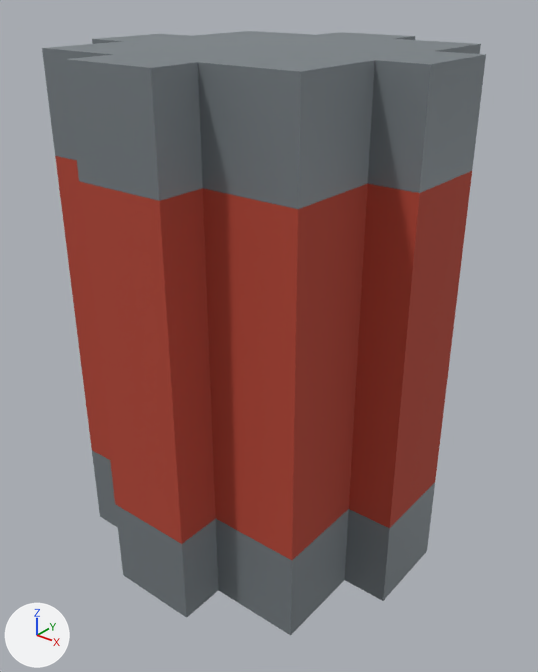
The glTF model packages/deadvox/src/content/base/assets/models/canned_beans.glb: old version first, new version second.
Both versions are drawn from a camera (50 mm lens) standing at (0.0962, -0.1198, 0.1224) and looking at (0.0019, -0.002, 0.0493). The lights are fixed; the arrows at lower left show +X, +Y and +Z. The picture after the commit comes second. Where no turn or scale is listed for an object, it has been applied to the vertices. Vertices at exactly the same position are counted once.

Objects in the first picture: 'package:vessel'.
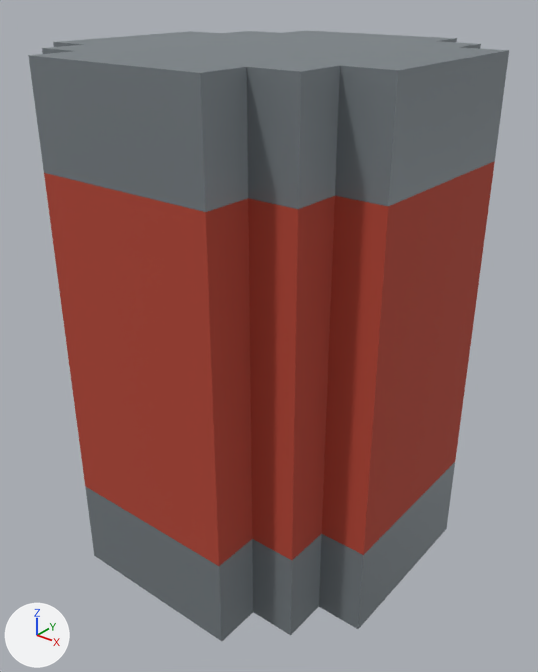
The change, as a diff of the scene's bpy script:
```diff
--- a/packages/deadvox/src/content/base/assets/models/canned_beans.glb.py
+++ b/packages/deadvox/src/content/base/assets/models/canned_beans.glb.py
@@ me_package_vessel @@
 me_package_vessel.from_pydata(...)  # 120 vertices, 220 faces; spans x -0.04..0.04, y -0.04..0.04, z 0.0..0.11
 # used by ob_package_vessel; location = (0.0, 0.0, 0.0)
+# me_package_vessel part 1: all 24 vertices in x -0.01, y -0.04..0.04, z 0.0..0.11 are moved by (-0.01, 0.0, 0.0)
+# me_package_vessel part 2: all 24 vertices in x -0.04..0.04, y -0.01, z 0.0..0.11 are moved by (0.0, -0.01, 0.0)
+# me_package_vessel part 3: all 24 vertices in x -0.04..0.04, y 0.01, z 0.0..0.11 are moved by (0.0, 0.01, 0.0)
+# me_package_vessel part 4: all 24 vertices in x 0.01, y -0.04..0.04, z 0.0..0.11 are moved by (0.01, 0.0, 0.0)
 me_package_vessel.materials.append(mat_8a9297)
```

Where the change shows, as pixel boxes [x1, y1, x2, y2] in the pictures (538 x 672 px; the box of a moved part takes in the faces that stretch with it):
'package:vessel', reshaped (8% wider)
    before: [42, 31, 486, 635]
    after: [28, 30, 509, 641]
part 1 of me_package_vessel, moved or reshaped
    before: [42, 48, 118, 527]
    after: [42, 48, 72, 54]
part 2 of me_package_vessel, moved or reshaped
    before: [47, 39, 431, 635]
    after: [47, 42, 398, 635]
part 3 of me_package_vessel, moved or reshaped
    before: [98, 31, 486, 601]
    after: [59, 31, 509, 629]
part 4 of me_package_vessel, moved or reshaped
    before: [65, 32, 415, 635]
    after: [28, 30, 457, 641]
